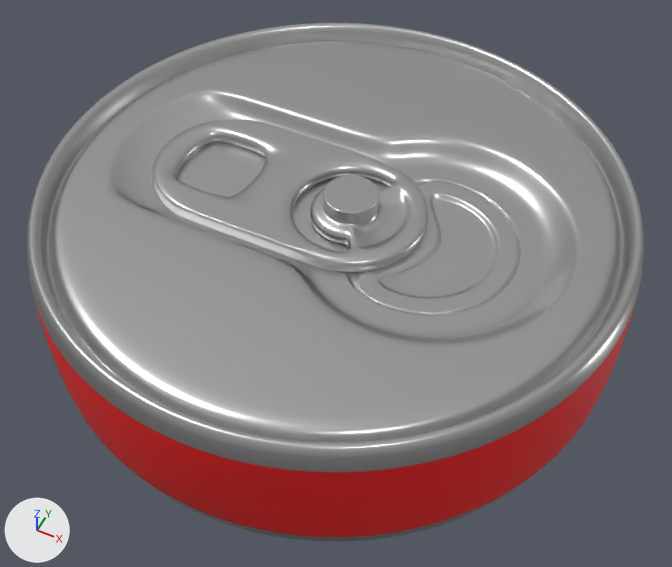
Renders of the Blender file Blender/Object/can_red.blend from each side of a commit.
Rendered twice from a camera (50 mm lens) standing at (1.67, -4.89, 5.24) and looking at (-0.67, -0.2, -0.62). The lights are fixed; the arrows at lower left show +X, +Y and +Z.

The scene before the commit, as lines of its bpy script (objects in view):
```python
me_원형 = bpy.data.meshes.new('원형')
me_원형.from_pydata(...)  # 759 vertices, 726 faces; spans x -2.45..2.45, y -2.46..2.46, z -0.7..0.66
me_원형.polygons.foreach_set('use_smooth', [True] * 726)
# faces by material slot: [38, 688]
me_원형.materials.append(mat_red)  # red #e70d10
me_원형.materials.append(mat_silver)  # light grey #cbcbcb
me_원형_001 = bpy.data.meshes.new('원형.001')
me_원형_001.from_pydata(...)  # 582 vertices, 556 faces; spans x -1.28..1.12, y -0.62..0.62, z -0.08..0.2
me_원형_001.polygons.foreach_set('use_smooth', [True] * 556)
me_원형_001.materials.append(mat_silver)  # light grey #cbcbcb
ob_원형 = bpy.data.objects.new('원형', me_원형)
ob_원형.location = (-0.779, 0.0, -0.404)
_m = ob_원형.modifiers.new('섭디비젼', 'SUBSURF')
_m.levels = 2
ob_원형_001 = bpy.data.objects.new('원형.001', me_원형_001)
ob_원형_001.parent = ob_원형
ob_원형_001.matrix_parent_inverse = Matrix(((1.0, 0.0, 0.0, 0.779), (0.0, 1.0, 0.0, 0.0), (0.0, 0.0, 1.0, 0.404), (0.0, 0.0, 0.0, 1.0)))
ob_원형_001.location = (-1.139, 0.0, 0.0486)
_m = ob_원형_001.modifiers.new('섭디비젼', 'SUBSURF')
_m.levels = 2
```
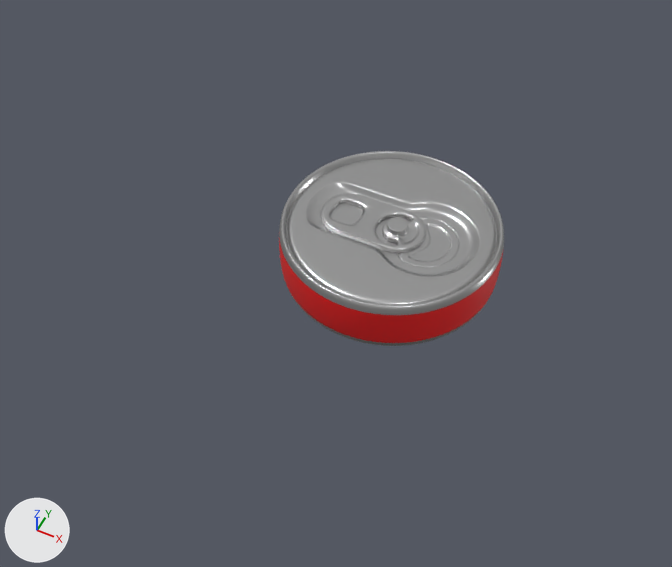
Patch to the scene script:
```diff
--- a/Blender/Object/can_red.blend.py
+++ b/Blender/Object/can_red.blend.py
@@ me_원형_001 @@
 # used by ob_원형_001; parent = ob_원형; location = (-1.139, 0.0, 0.0486)
-me_원형_001.from_pydata(...)  # 582 vertices, 556 faces; spans x -1.28..1.12, y -0.62..0.62, z -0.08..0.2
+me_원형_001.from_pydata(...)  # 20984 vertices, 20984 faces; spans x -1.18..0.61, y -0.89..0.89, z -0.4..0.09
+# me_원형_001 part 1: 582 vertices removed from x -1.28..1.12, y -0.62..0.62, z -0.08..0.2; 20984 vertices added at x -1.18..0.61, y -0.89..0.89, z -0.4..0.09
 me_원형_001.materials.append(mat_silver)
+me_원형_001.materials.append(mat_red)  # red #e70d10
@@ ob_원형 @@
-ob_원형 = bpy.data.objects.new('원형', me_원형)
-ob_원형.location = (-0.779, 0.0, -0.404)
-_m = ob_원형.modifiers.new('섭디비젼', 'SUBSURF')
-_m.levels = 2
@@ ob_원형_001 @@
 ob_원형_001 = bpy.data.objects.new('원형.001', me_원형_001)
-ob_원형_001.parent = ob_원형
 ob_원형_001.matrix_parent_inverse = Matrix(((1.0, 0.0, 0.0, 0.779), (0.0, 1.0, 0.0, 0.0), (0.0, 0.0, 1.0, 0.404), (0.0, 0.0, 0.0, 1.0)))
-ob_원형_001.location = (-1.139, 0.0, 0.0486)
-_m = ob_원형_001.modifiers.new('섭디비젼', 'SUBSURF')
-_m.levels = 2
+ob_원형_001.location = (0.0, 0.0, 0.0)
```

Pixel boxes (x1, y1, x2, y2) of what changed, in the pictures (672 x 567 px):
'원형', deleted
    before: (27, 23, 644, 541)
    faces in mat_silver (light grey #cbcbcb): (27, 23, 644, 541)
    faces in mat_red (red #e70d10): (34, 298, 637, 537)
'원형.001', reshaped, moved, modifiers changed (18% narrower, 26% taller)
    before: (152, 119, 428, 273)
    after: (279, 151, 504, 346)
